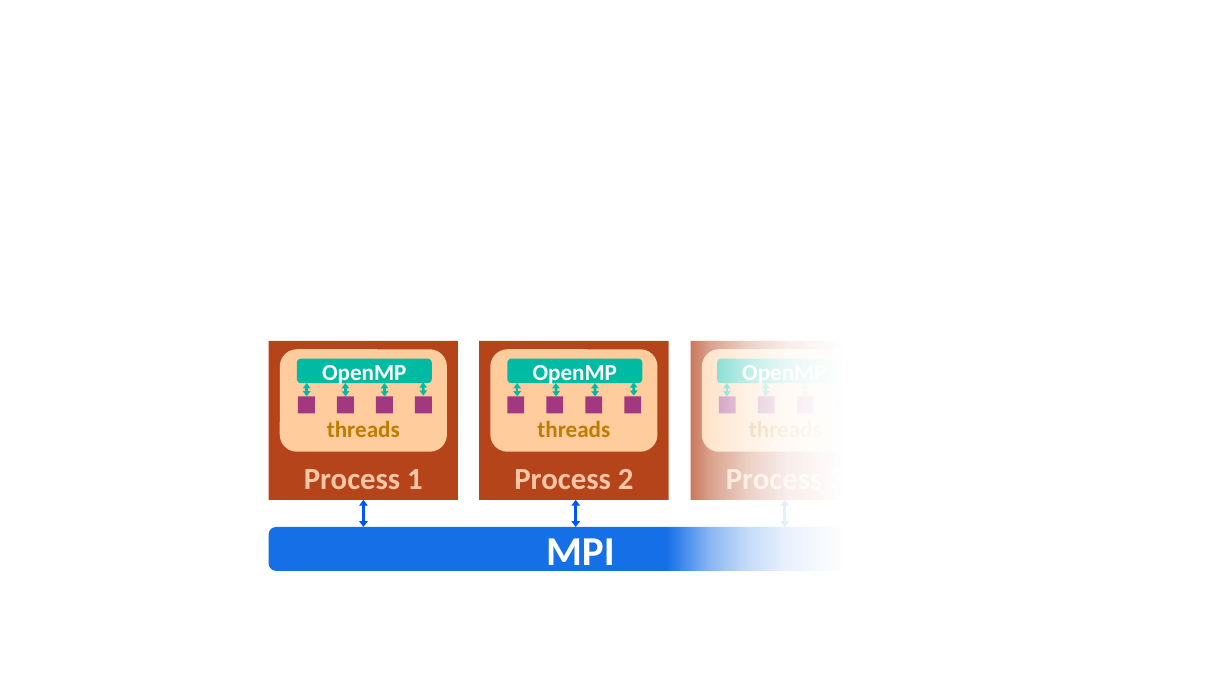
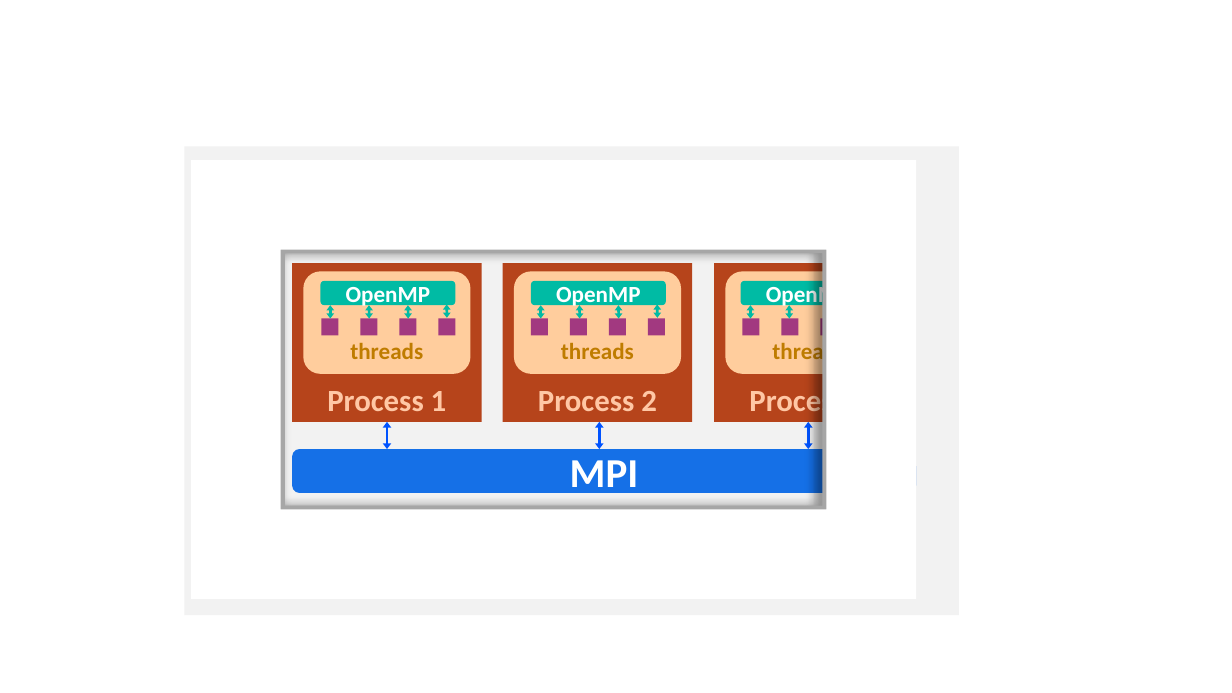
Before and after one commit to SmileiPIC/Smilei, a slide deck: slide 4 of doc/Sphinx/Pictures.pptx. Drawn at 1232x693 pixels with LibreOffice and Linux fonts; fonts in the diff are those of the drawing. Boxes give left, top, right and bottom in pixels: in the first picture for what was removed or moved away, otherwise in the second. Text is boxed around its words. In the diff, an @@ line names an element or a change of style, - is before the commit and + after.

```diff
--- a/doc/Sphinx/Pictures.pptx
+++ b/doc/Sphinx/Pictures.pptx
@@ rectangle removed at bbox=[665, 101, 935, 641] @@
@@ rectangle added at bbox=[184, 146, 958, 615], fill #F2F2F2 @@
@@ frame added at bbox=[191, 160, 917, 599], fill #FFFFFF @@
@@ frame added at bbox=[270, 238, 837, 521], fill #A6A6A6 @@
@@ 11 rectangles, 3 rounded rectangles: place and size @@
-11 rectangles, 3 rounded rectangles at bbox=[280, 349, 870, 452]
+11 rectangles, 3 rounded rectangles at bbox=[303, 272, 893, 374]
@@ 14 double arrows, 4 rounded rectangles, 3 rectangles: place and size @@
-14 double arrows, 4 rounded rectangles, 3 rectangles at bbox=[269, 341, 893, 571]
+14 double arrows, 4 rounded rectangles, 3 rectangles at bbox=[292, 263, 916, 494]
@@ text in rounded rectangle at bbox=[772, 340, 845, 366]: text added @@
+threads
```
Also in this commit, not shown: 1 other slide changed, 3 other files.
